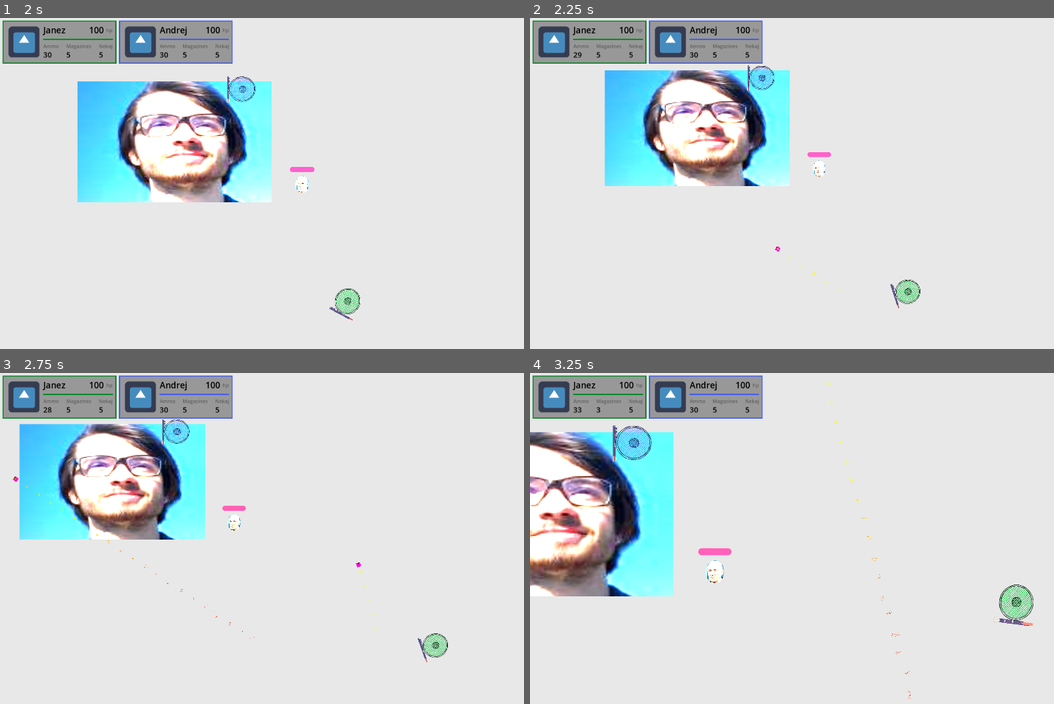
Above: before the commit, frames 1-4 (two rows, left to right).
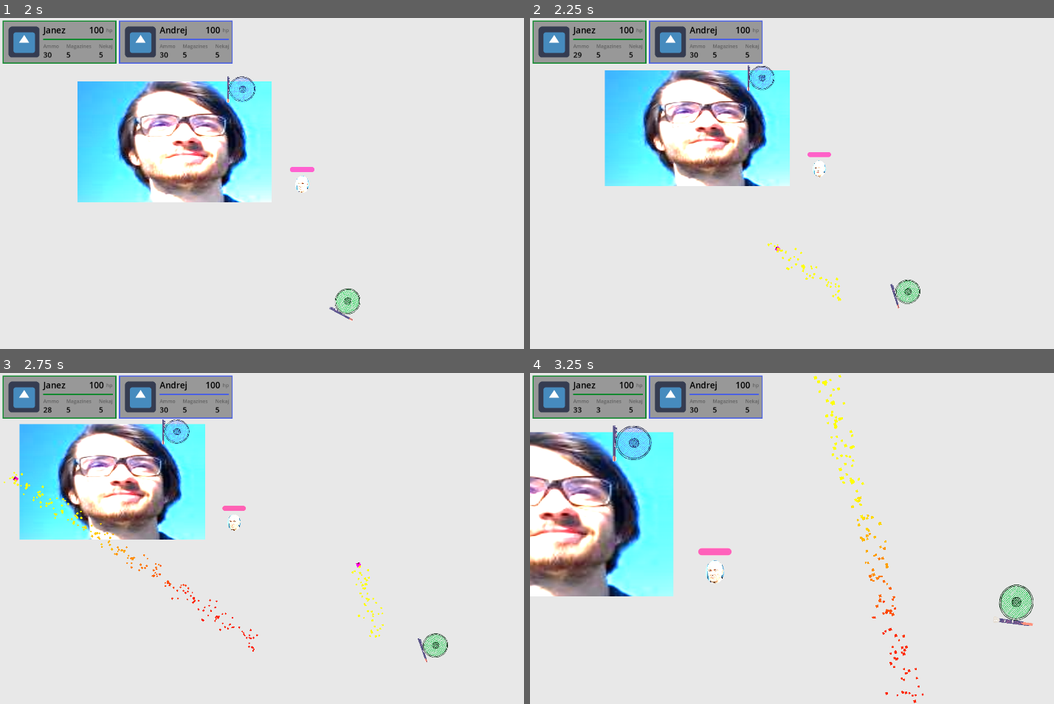
Above: after the commit, the same moments.

Repository: LanVukusic/GameX
Game: Godot game, scene res://TEST.tscn
Two runs of this game, one before a commit and one after it. Both use one fixed random seed, a clock stepped at 60 frames per second and the inputs below. The engine's default icon, where the game draws it, is replaced by a stand-in: a white triangle on a blue panel in a dark square.
Inputs (mouse positions are in pixels of both pictures, inside the frame that each line leads up to):
- Up to frame 1 (2 s): move the mouse to (424, 166) at 0.52 s; hold Right (ui_right) 0.53-1.28 s; hold Tab (CheckTree) 0.53-1.28 s; move the mouse to (178, 200) at 1.27 s; hold Down (ui_down) from 1.28 s (still down); tap L (Lamp) at 1.35 s
- Up to frame 2 (2.25 s): move the mouse to (886, 110) at 2.02 s; release Down (ui_down) at 2.03 s; press the mouse at (886, 110) at 2.03 s; hold Right (ui_right) from 2.03 s (still down)
- Up to frame 3 (2.75 s): keep holding Right (ui_right)
- Up to frame 4 (3.25 s): move the mouse to (797, 604) at 2.77 s; release Right (ui_right) at 2.78 s; release the mouse at (797, 604) at 2.78 s; hold Up (ui_up) from 2.78 s (still down); tap 1 (WeaponSwitch) at 2.85 s

Frame 1 is identical in both runs. In frame 2, 0.1% of the frame differs, in the area x 45-60%, y 67-86%; in frame 3, 0.5%; in frame 4, 0.6%, in the area x 54-76%, y 0-100%.
Error in both runs: Invalid access to property or key 'lamp' on a base object of type 'CharacterBody2D (Player)'. (res://Entities/Player/PlayerDevNode.gd:53)

Commit message:
updated status effect system, bugs still present

Diff:
--- a/Godot/Components/hitbox_component.gd
+++ b/Godot/Components/hitbox_component.gd
@@ -2,7 +2,7 @@
 class_name HitboxComponent
 
 @export var attack: AttackComponent
-@export var status_effect: StatusEffectBase
+@export var status_effect: PackedScene
 # Called when the node enters the scene tree for the first time.
 func _ready() -> void:
 	area_entered.connect(_on_area_entered)
--- a/Godot/Components/hurtbox_component.gd
+++ b/Godot/Components/hurtbox_component.gd
@@ -11,8 +11,8 @@
 	if HealthComponent:
 		health_component.take_damage(attack)
 
-func relay_status_effect(status: StatusEffectBase):
-	if StatusEffectHandler:
-		status_effects_handler.add_effect(status)
+func relay_status_effect(status: PackedScene):
+	if status_effects_handler:
+		status_effects_handler.add_effect(status.instantiate())
 	else:
 		print("no status effect handler")
--- /dev/null
+++ b/Godot/Components/status/fire_status_effect.gd
@@ -0,0 +1,5 @@
+extends StatusEffectBase
+class_name FireStatusEffect
+
+func _ready() -> void:
+	tick_timer.timeout.connect(_on_tick_timer_timeout)
--- /dev/null
+++ b/Godot/Components/status/status_effect_base.gd
@@ -0,0 +1,74 @@
+extends Node2D
+class_name StatusEffectBase
+
+signal sig_status_end(effect: StatusEffectBase)
+
+var target: StatusEffectHandler
+var tick_count: int = 0
+var stack_count: int = 0
+
+
+#relevant_exported_variables(could be moved in the future)
+@export_category("General")
+@export var type: String
+@export var max_ticks: int
+@export var max_stacks: int
+@export var can_refresh: bool = true #Whether to refresh duration on stacking
+@export var damage_per_tick: int
+@export_category("Timers")
+#Timers private
+@export var tick_timer: Timer
+
+# Called when the node enters the scene tree for the first time.
+func _ready() -> void:
+	pass # Replace with function body.
+
+
+# Called every frame. 'delta' is the elapsed time since the previous frame.
+func _process(delta: float) -> void:
+	pass
+
+
+func apply(status_effect_handler: StatusEffectHandler):
+	add_stack()
+	target = status_effect_handler
+	target.add_child(self)
+	tick_count = 0 # reset status effect duration
+
+
+func damage():
+	print("dmg")
+	var attack = AttackComponent.new()
+	attack.damage = damage_per_tick * stack_count
+	target.health_component.take_damage(attack)
+
+
+func _on_tick_timer_timeout():
+	damage()
+	tick_count += 1
+	print("Removed a tick! Tick count is " + str(tick_count))
+	if tick_count >= max_ticks:
+		print_debug("Effect ended. Cleaing up")
+		_remove_status()
+
+
+func _remove_status():
+	sig_status_end.emit()
+	self.queue_free()
+
+
+func _create_timer(wait_time: float, one_shot: bool, callback: Callable) -> Timer:
+	var timer = Timer.new()
+	timer.one_shot = one_shot
+	timer.timeout.connect(callback)
+	target.add_child(timer)
+	timer.start(wait_time)
+	return timer
+
+
+func add_stack():
+	if stack_count < max_stacks:
+		stack_count += 1
+		print("Stack added. Current stack count: " + str(tick_count))
+	else:
+		print("Max stacks reached. Current stack count: " + str(tick_count))
--- /dev/null
+++ b/Godot/Components/status/status_effect_buff.gd
@@ -0,0 +1,12 @@
+extends StatusEffectBase
+class_name StatusEffectBuff
+
+
+# Called when the node enters the scene tree for the first time.
+func _ready() -> void:
+	pass # Replace with function body.
+
+
+# Called every frame. 'delta' is the elapsed time since the previous frame.
+func _process(delta: float) -> void:
+	pass
--- /dev/null
+++ b/Godot/Components/status/status_effect_debuff.gd
@@ -0,0 +1,12 @@
+extends StatusEffectBase
+class_name StatusEffectDebuff
+
+
+# Called when the node enters the scene tree for the first time.
+func _ready() -> void:
+	pass # Replace with function body.
+
+
+# Called every frame. 'delta' is the elapsed time since the previous frame.
+func _process(delta: float) -> void:
+	pass
--- a/Godot/Components/status_effect_handler_component.gd
+++ b/Godot/Components/status_effect_handler_component.gd
@@ -28,19 +28,6 @@
 		print("Warning: attempted to remove an invalid effect instance.")
 		return
 
-	if effect_instance.particles and is_instance_valid(effect_instance):
-		effect_instance.particles.queue_free()  # Clean up particles
-
 	if effect_instance in active_effects:
 		active_effects.erase(effect_instance)
 		print("WORKS PLZ")
-
-	effect_instance.queue_free()
-	print("effect removed: " + str(effect_instance))
-
-
-func clear_effects():
-	for effect in active_effects:
-		if is_instance_valid(effect):
-			effect.queue_free()
-	active_effects.clear()
--- a/Godot/Entities/Enemies/Zergling.tscn
+++ b/Godot/Entities/Enemies/Zergling.tscn
@@ -1,13 +1,11 @@
-[gd_scene load_steps=11 format=3 uid="uid://c87u2t2spvcmv"]
+[gd_scene load_steps=9 format=3 uid="uid://c87u2t2spvcmv"]
 
 [ext_resource type="Texture2D" uid="uid://dccwrged26vuk" path="res://ExternalAssets/jansa.png" id="1_bn2mq"]
 [ext_resource type="Script" path="res://Entities/Enemies/zergling.gd" id="1_pas7h"]
 [ext_resource type="Script" path="res://Components/health_component.gd" id="3_lwqof"]
 [ext_resource type="Script" path="res://Components/hurtbox_component.gd" id="4_n4ic5"]
 [ext_resource type="Script" path="res://Entities/Enemies/progress_bar.gd" id="5_odfca"]
-[ext_resource type="PackedScene" uid="uid://brfnadljnnin1" path="res://Projectiles/Projectile.tscn" id="6_4hg77"]
-[ext_resource type="Script" path="res://Components/spawner_component.gd" id="6_r7l0g"]
-[ext_resource type="Script" path="res://Components/destroyed_component.gd" id="8_idfac"]
+[ext_resource type="Script" path="res://Components/status_effect_handler_component.gd" id="9_su5ic"]
 
 [sub_resource type="CapsuleShape2D" id="CapsuleShape2D_0r6nu"]
 radius = 16.0
@@ -33,22 +31,13 @@
 script = ExtResource("3_lwqof")
 max_health = 100
 
-[node name="HurtboxComponent" type="Area2D" parent="." node_paths=PackedStringArray("health_component")]
+[node name="HurtboxComponent" type="Area2D" parent="." node_paths=PackedStringArray("health_component", "status_effects_handler")]
 script = ExtResource("4_n4ic5")
 health_component = NodePath("../HealthComponent")
+status_effects_handler = NodePath("../StatusEffectHandler")
 
 [node name="CollisionShape2D" type="CollisionShape2D" parent="HurtboxComponent"]
 shape = SubResource("CircleShape2D_qc217")
-
-[node name="SpawnerComponent" type="Node2D" parent="."]
-script = ExtResource("6_r7l0g")
-scene = ExtResource("6_4hg77")
-
-[node name="DestroyedComponent" type="Node" parent="." node_paths=PackedStringArray("actor", "health", "spawn_component")]
-script = ExtResource("8_idfac")
-actor = NodePath("..")
-health = NodePath("../HealthComponent")
-spawn_component = NodePath("../SpawnerComponent")
 
 [node name="ProgressBar" type="ProgressBar" parent="." node_paths=PackedStringArray("health_component")]
 modulate = Color(0.94723, 0, 0.363081, 1)
@@ -59,3 +48,7 @@
 show_percentage = false
 script = ExtResource("5_odfca")
 health_component = NodePath("../HealthComponent")
+
+[node name="StatusEffectHandler" type="Node2D" parent="." node_paths=PackedStringArray("health_component")]
+script = ExtResource("9_su5ic")
+health_component = NodePath("../HealthComponent")
--- a/Godot/Entities/Player/Player.gd
+++ b/Godot/Entities/Player/Player.gd
@@ -63,6 +63,4 @@
 	return self
 
 func die():
-	if status_effect_hander:
-		status_effect_hander.clear_effects()
 	queue_free()
--- a/Godot/Entities/Player/Player.tscn
+++ b/Godot/Entities/Player/Player.tscn
@@ -28,7 +28,6 @@
 radius = 29.0
 
 [node name="Player" type="CharacterBody2D" node_paths=PackedStringArray("status_effect_hander", "weapon_manager", "healthcomponent", "move_input_component", "look_input_component") groups=["Player"]]
-z_index = 10
 up_direction = Vector2(1, 0)
 script = ExtResource("1_3c7vl")
 stats = ExtResource("2_dshqb")
@@ -37,6 +36,12 @@
 healthcomponent = NodePath("HealthCopomnent")
 move_input_component = NodePath("MoveInputComponent")
 look_input_component = NodePath("LookInputComponent")
+
+[node name="StatusEffectHandler" type="Node2D" parent="." node_paths=PackedStringArray("health_component", "move_component")]
+z_index = 1
+script = ExtResource("11_qj6mh")
+health_component = NodePath("../HealthCopomnent")
+move_component = NodePath("../CharacterMoveComponent")
 
 [node name="WeaponManager" parent="." instance=ExtResource("2_y2jhs")]
 position = Vector2(-30, 0)
@@ -51,7 +56,6 @@
 texture = SubResource("GradientTexture2D_kwrs8")
 
 [node name="ModulatableSprite" type="Sprite2D" parent="."]
-z_index = 1
 scale = Vector2(0.157182, 0.148918)
 texture = ExtResource("4_64k0y")
 
@@ -84,8 +88,3 @@
 script = ExtResource("11_nkggg")
 actor = NodePath("..")
 look_speed = 10.0
-
-[node name="StatusEffectHandler" type="Node2D" parent="." node_paths=PackedStringArray("health_component", "move_component")]
-script = ExtResource("11_qj6mh")
-health_component = NodePath("../HealthCopomnent")
-move_component = NodePath("../CharacterMoveComponent")
--- a/Godot/Projectiles/Projectile.tscn
+++ b/Godot/Projectiles/Projectile.tscn
@@ -2,9 +2,9 @@
 
 [ext_resource type="Script" path="res://Projectiles/projectile.gd" id="1_gwyq8"]
 [ext_resource type="Material" uid="uid://dpbgp1wtumxva" path="res://Statuseffect/Fire/fire_settings.tres" id="2_lp7g3"]
-[ext_resource type="Script" path="res://Components/hitbox_component.gd" id="3_yqadp"]
+[ext_resource type="Script" path="res://Components/hitbox_component.gd" id="4_ds08m"]
+[ext_resource type="PackedScene" uid="uid://d0fhoivkrish5" path="res://Statuseffect/Fire/Fire.tscn" id="4_sjodh"]
 [ext_resource type="Script" path="res://Components/attack_component.gd" id="4_yoay7"]
-[ext_resource type="Script" path="res://Statuseffect/status_effect_base.gd" id="5_4nwx0"]
 
 [sub_resource type="PhysicsMaterial" id="PhysicsMaterial_7dgaa"]
 friction = 0.5
@@ -42,22 +42,14 @@
 amount = 300
 process_material = ExtResource("2_lp7g3")
 
-[node name="HitboxComponent" type="Area2D" parent="." node_paths=PackedStringArray("attack", "status_effect")]
-script = ExtResource("3_yqadp")
-attack = NodePath("../AttackComponent")
-status_effect = NodePath("../StatusEffectBase")
-
-[node name="CollisionShape2D" type="CollisionShape2D" parent="HitboxComponent"]
-shape = SubResource("RectangleShape2D_avkvs")
-
 [node name="AttackComponent" type="Node" parent="."]
 script = ExtResource("4_yoay7")
 damage = 10
 
-[node name="StatusEffectBase" type="Node2D" parent="."]
-script = ExtResource("5_4nwx0")
-type = "Fire"
-duration = 5
-max_stacks = 5
-damage_per_second = 5
-particle_effect = ExtResource("2_lp7g3")
+[node name="HitboxComponent" type="Area2D" parent="." node_paths=PackedStringArray("attack")]
+script = ExtResource("4_ds08m")
+attack = NodePath("../AttackComponent")
+status_effect = ExtResource("4_sjodh")
+
+[node name="CollisionShape2D" type="CollisionShape2D" parent="HitboxComponent"]
+shape = SubResource("RectangleShape2D_au80x")
--- a/Godot/Statuseffect/Fire/Fire.tscn
+++ b/Godot/Statuseffect/Fire/Fire.tscn
@@ -1,13 +1,25 @@
-[gd_scene load_steps=3 format=3 uid="uid://d0fhoivkrish5"]
+[gd_scene load_steps=4 format=3 uid="uid://d0fhoivkrish5"]
 
+[ext_resource type="Script" path="res://Components/status/fire_status_effect.gd" id="1_eu3ie"]
 [ext_resource type="Material" uid="uid://dpbgp1wtumxva" path="res://Statuseffect/Fire/fire_settings.tres" id="1_jrby5"]
 [ext_resource type="Script" path="res://Components/attack_component.gd" id="2_mx4nf"]
 
-[node name="Fire" type="Node2D"]
+[node name="Fire" type="Node2D" node_paths=PackedStringArray("tick_timer")]
+script = ExtResource("1_eu3ie")
+type = "Fire"
+max_ticks = 5
+max_stacks = 3
+damage_per_tick = 10
+tick_timer = NodePath("TickTimer")
 
 [node name="GPUParticles2D" type="GPUParticles2D" parent="."]
+amount = 500
 process_material = ExtResource("1_jrby5")
+lifetime = 3.0
 
 [node name="AttackComponent" type="Node" parent="."]
 script = ExtResource("2_mx4nf")
-damage = 10
+damage = 5
+
+[node name="TickTimer" type="Timer" parent="."]
+autostart = true
--- a/Godot/Statuseffect/Fire/fire_settings.tres
+++ b/Godot/Statuseffect/Fire/fire_settings.tres
@@ -16,8 +16,10 @@
 
 [resource]
 emission_shape = 1
-emission_sphere_radius = 5.3
+emission_sphere_radius = 30.0
 gravity = Vector3(0, -100, 0)
+scale_min = 3.0
+scale_max = 5.0
 scale_curve = SubResource("CurveTexture_m0gra")
 color_ramp = SubResource("GradientTexture1D_52c1r")
 turbulence_enabled = true
--- a/Godot/Statuseffect/status_effect_base.gd
+++ /dev/null
@@ -1,110 +0,0 @@
-extends Node2D
-class_name StatusEffectBase
-
-signal sig_status_end(effect: StatusEffectBase)
-
-var target: StatusEffectHandler
-var stack_count: int = 0
-
-#Timers private
-var damage_timer: Timer
-var duration_timer: Timer
-var particles: GPUParticles2D
-
-#relevant_exported_variables(could be moved in the future)
-@export var type: String
-@export var duration: int
-@export var max_stacks: int
-@export var can_refresh: bool = true #Whether to refresh duration on stacking
-@export var damage_per_second: int
-@export var particle_effect: ParticleProcessMaterial
-
-# Called when the node enters the scene tree for the first time.
-func _ready() -> void:
-	pass # Replace with function body.
-
-
-# Called every frame. 'delta' is the elapsed time since the previous frame.
-func _process(delta: float) -> void:
-	pass
-
-
-func apply(status_effect_handler: StatusEffectHandler):
-
-	if not is_instance_valid(status_effect_handler):
-		print("Error: Target is no longer valid. Cannot apply status effect")
-		queue_free()
-		return
-	add_stack()
-
-	target = status_effect_handler
-
-	if not particles:
-		particles = GPUParticles2D.new()
-		particles.amount = 1000
-		particles.process_material = particle_effect
-		particles.z_index = 3
-		target.add_child(particles)
-
-	if not damage_timer:
-		damage_timer = create_timer(1, false, self._on_damage_timer_timeout)
-	if not duration_timer:
-		duration_timer = create_timer(duration, true, self._on_duration_timer_timeout)
-
-
-func _on_damage_timer_timeout():
-	if not is_instance_valid(target):
-		print("Error: target has been freed")
-		self.queue_free()
-		return
-
-	var attack = AttackComponent.new()
-	attack.damage = damage_per_second * stack_count
-	target.health_component.take_damage(attack)
-
-
-func _on_duration_timer_timeout():
-	stack_count -= 1
-	print("critical!")
-	print("Removed! stack count is " + str(stack_count))
-	if can_refresh:
-		refresh_duration()
-		print("refreshed")
-	if stack_count <= 0:
-		print_debug("Effect ended. Cleaing up")
-		if particles:
-			particles.queue_free()
-		sig_status_end.emit(self)
-		self.queue_free()
-		stop_all_timers()
-
-
-func stop_all_timers():
-	for child in get_children():
-		if child is Timer:
-			print(child)
-			child.stop()
-
-
-func create_timer(wait_time: float, one_shot: bool, callback: Callable) -> Timer:
-	var timer = Timer.new()
-	timer.one_shot = one_shot
-	timer.timeout.connect(callback)
-	target.add_child(timer)
-	timer.start(wait_time)
-	return timer
-
-
-func add_stack():
-	if stack_count < max_stacks:
-		stack_count += 1
-		print("Stack added. Current stack count: " + str(stack_count))
-		if can_refresh:
-			refresh_duration()
-	else:
-		print("Max stacks reached. Current stack count: " + str(stack_count))
-
-
-func refresh_duration():
-	if duration_timer:
-		duration_timer.start(duration) # Reset duration timer
Not shown: 1 places in Godot/Projectiles/Projectile.tscn that only renumber resources
